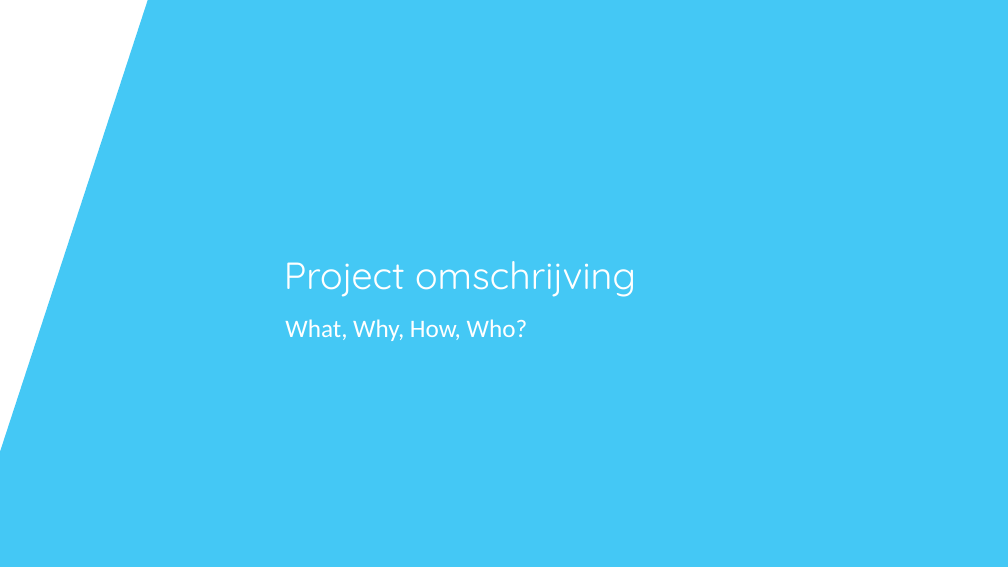
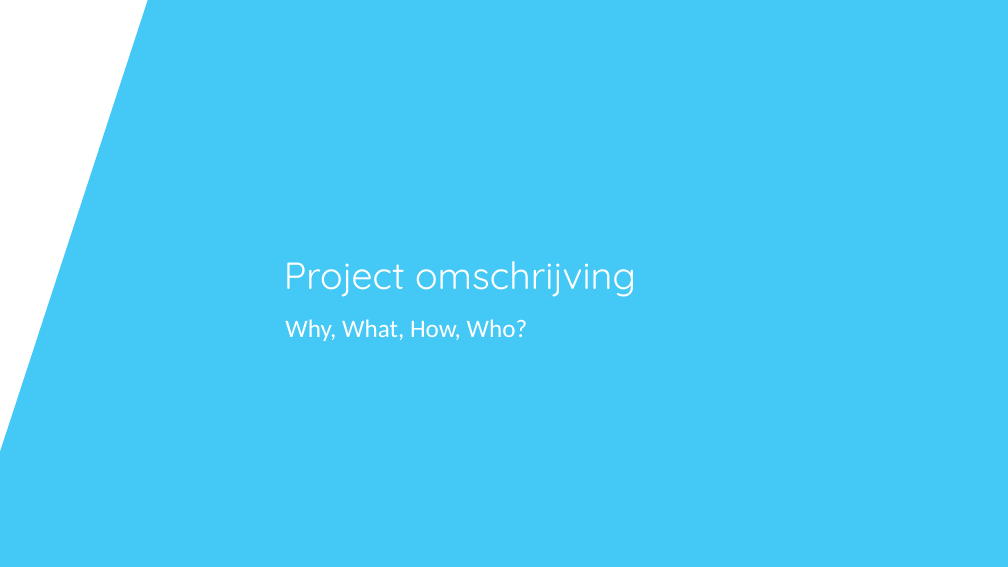
Before and after one commit to SoensJakob/Team-Project-Twister-2.0, a slide deck: slide 2 of Presentatie/13-11-2020_Presentatie.pptx. Drawn at 1008x567 pixels with LibreOffice and Linux fonts; fonts in the diff are those of the drawing; background and template pictures are left out. Boxes give left, top, right and bottom in pixels: in the first picture for what was removed or moved away, otherwise in the second. Text is boxed around its words. In the diff, an @@ line names an element or a change of style, - is before the commit and + after.

Commit message:
DAT: update Omschrijving en Presentatie

```diff
--- a/Presentatie/13-11-2020_Presentatie.pptx
+++ b/Presentatie/13-11-2020_Presentatie.pptx
@@ subtitle at bbox=[285, 319, 528, 341]: text changed @@
-What, Why, How, Who?
+Why, What, How, Who?
```
Also in this commit, not shown: 4 other slides changed, 3 slides added, 1 other file.
